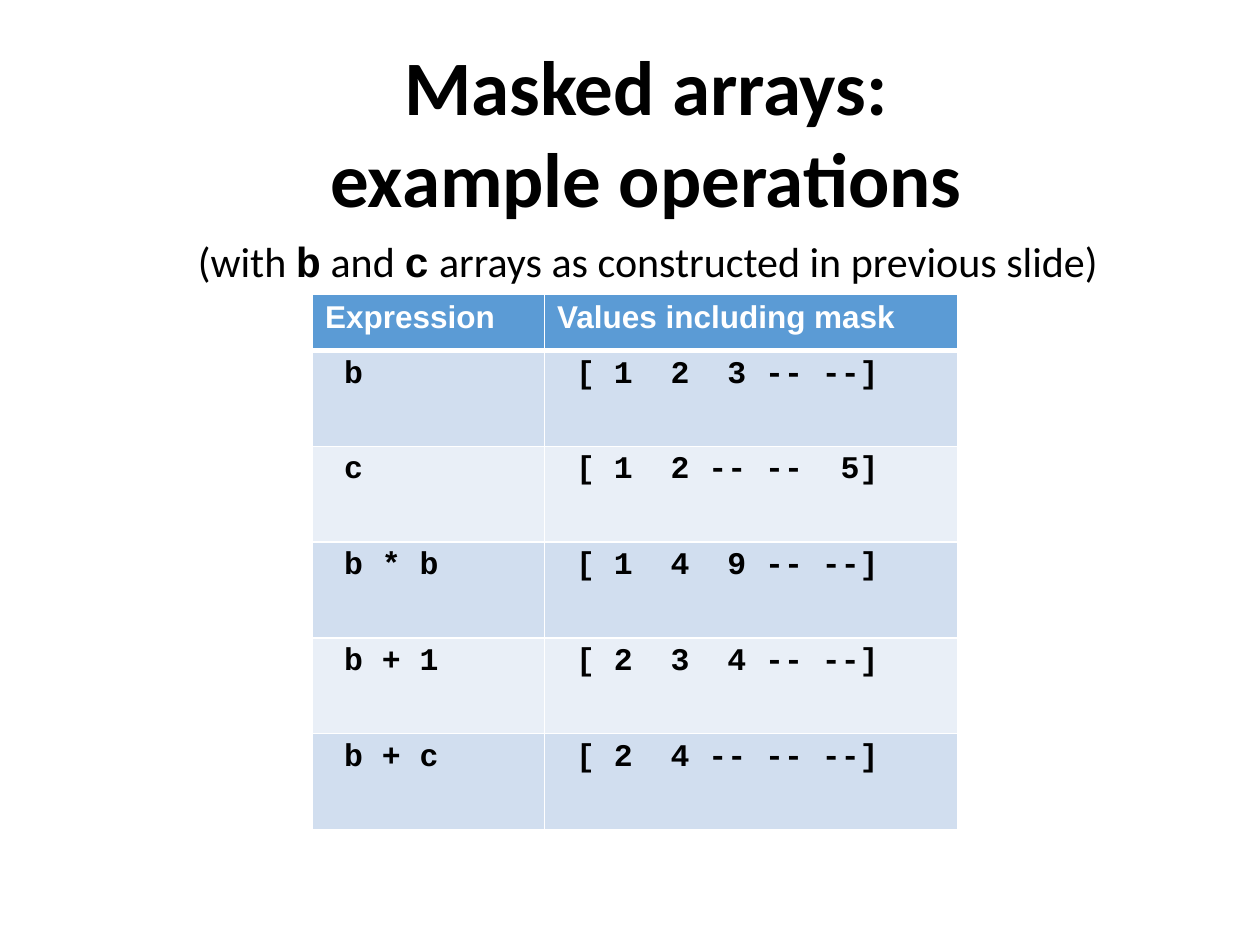
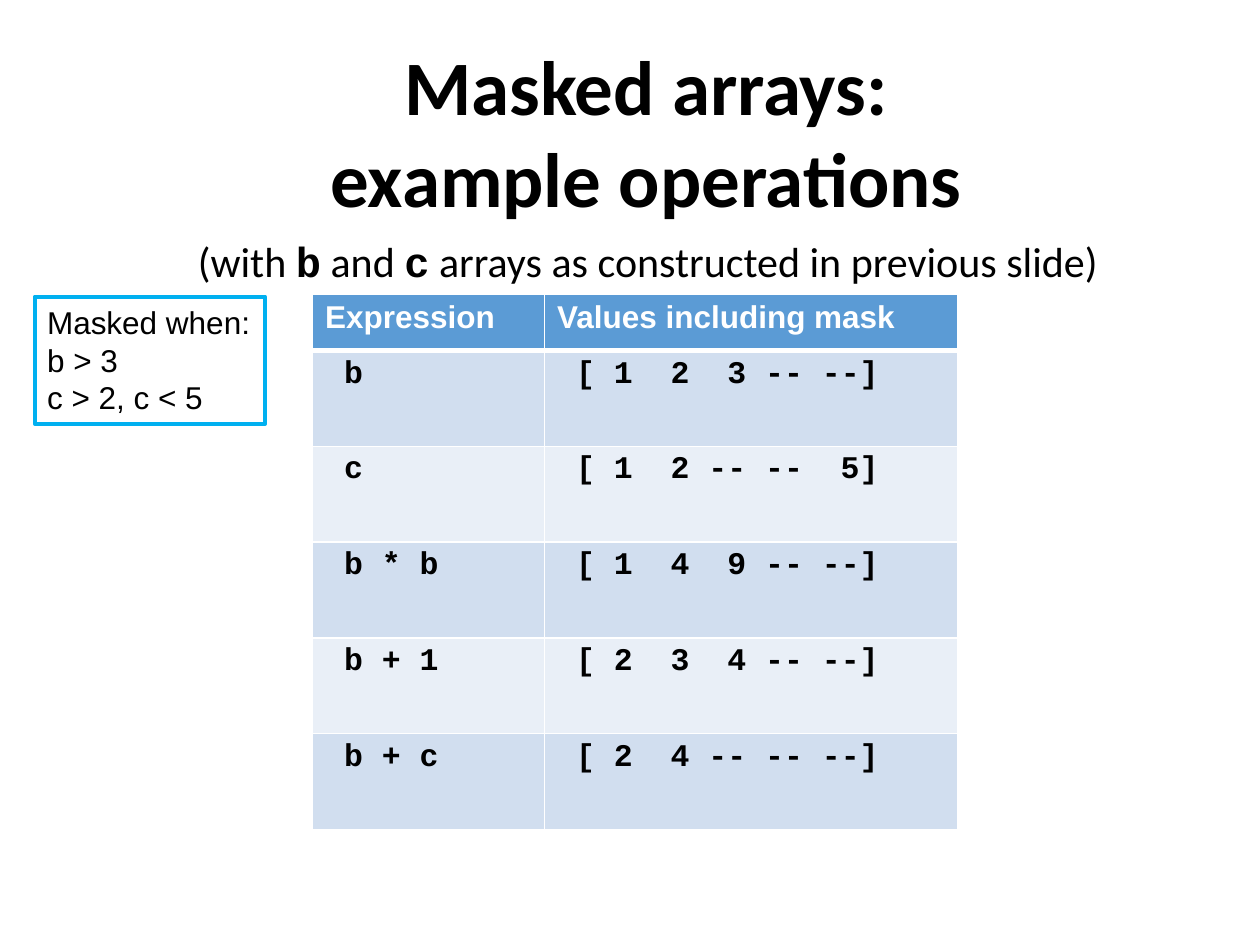
Before and after one commit to ncasuk/ncas-isc, a slide deck: slide 32 of python/presentations/handling_arrays/numpy.pptx. Drawn at 1260x945 pixels with LibreOffice and Linux fonts; fonts in the diff are those of the drawing; background and template pictures are left out. Boxes give left, top, right and bottom in pixels: in the first picture for what was removed or moved away, otherwise in the second. Text is boxed around its words. In the diff, an @@ line names an element or a change of style, - is before the commit and + after.

Commit message:
adding a reminder of the last slide for masked arrays as there is no way you'd remember and don't want to have to switch

```diff
--- a/python/presentations/handling_arrays/numpy.pptx
+++ b/python/presentations/handling_arrays/numpy.pptx
@@ rectangle added at (35, 296, 266, 423), outline #00B0F0 2.25 pt, 18 pt, text #000000 @@
+Masked when:
+b > 3
+c > 2, c < 5
```
Also in this commit, not shown: 1 other file.
